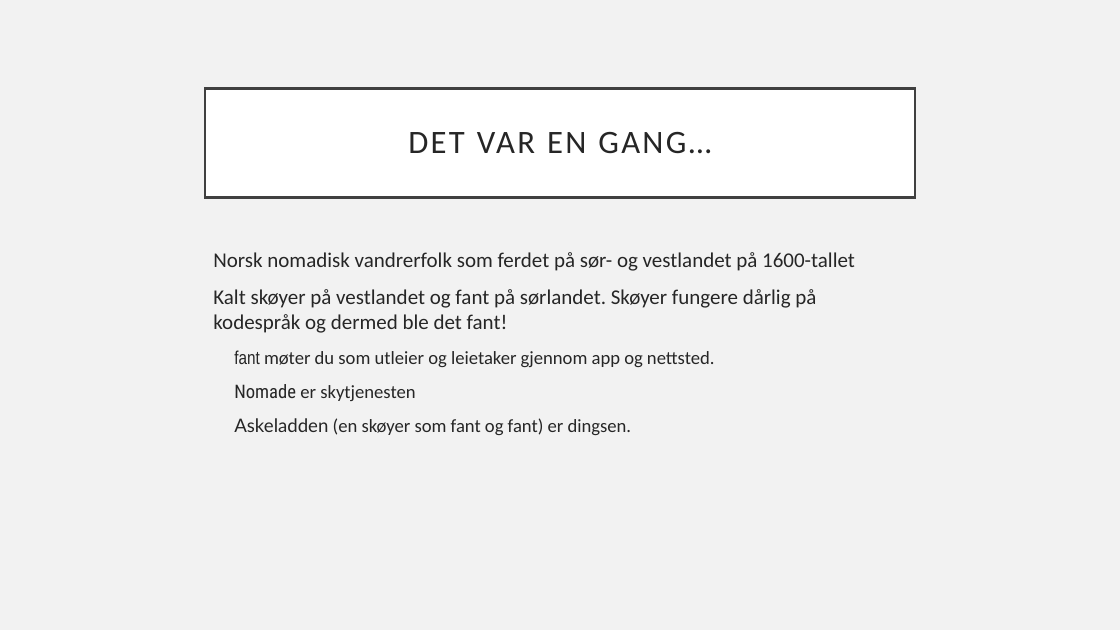
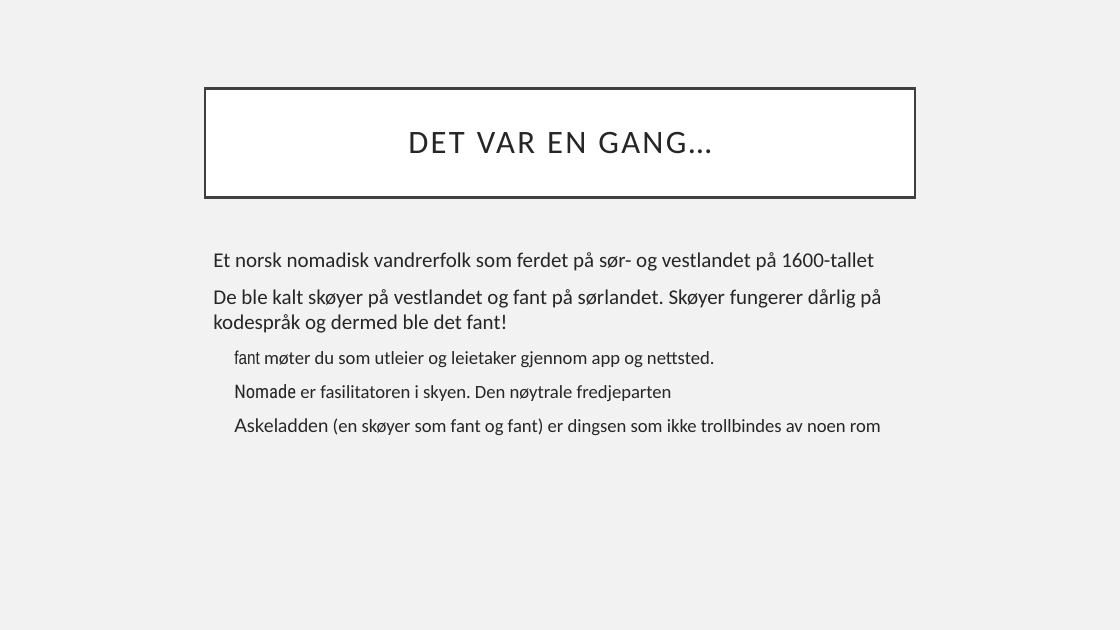
Before and after one commit to knowit/fant, a slide deck: slide 10 of doc/konsept/Fant-.pptx (slide 2 before the commit). Drawn at 1120x630 pixels with LibreOffice and Linux fonts; fonts in the diff are those of the drawing. Boxes give left, top, right and bottom in pixels: in the first picture for what was removed or moved away, otherwise in the second. Text is boxed around its words. In the diff, an @@ line names an element or a change of style, - is before the commit and + after.

```diff
--- a/doc/konsept/Fant-.pptx
+++ b/doc/konsept/Fant-.pptx
@@ text at [213, 252, 881, 333]: text changed @@
-Norsk nomadisk vandrerfolk som ferdet på sør- og vestlandet på 1600-tallet
-Kalt skøyer på vestlandet og fant på sørlandet. Skøyer fungere dårlig på kodespråk og dermed ble det fant!
+Et norsk nomadisk vandrerfolk som ferdet på sør- og vestlandet på 1600-tallet
+De ble kalt skøyer på vestlandet og fant på sørlandet. Skøyer fungerer dårlig på kodespråk og dermed ble det fant!
@@ text at [234, 384, 881, 435]: text changed @@
-  Nomade er skytjenesten
-  Askeladden (en skøyer som fant og fant) er dingsen.
+  Nomade er fasilitatoren i skyen. Den nøytrale fredjeparten
+  Askeladden (en skøyer som fant og fant) er dingsen som ikke trollbindes av noen rom
```
Also in this commit, not shown: 1 other slide changed, 8 slides added.
